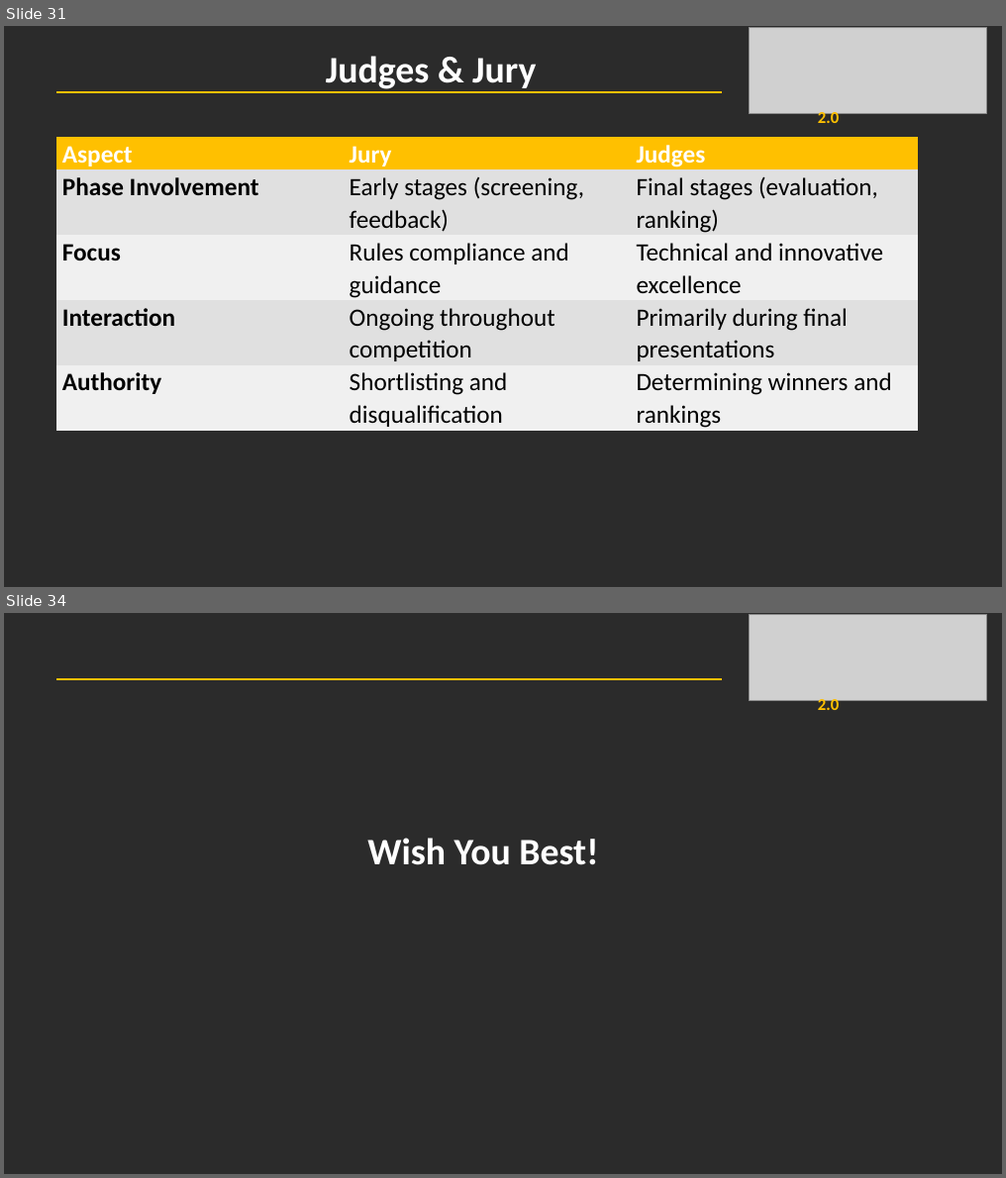
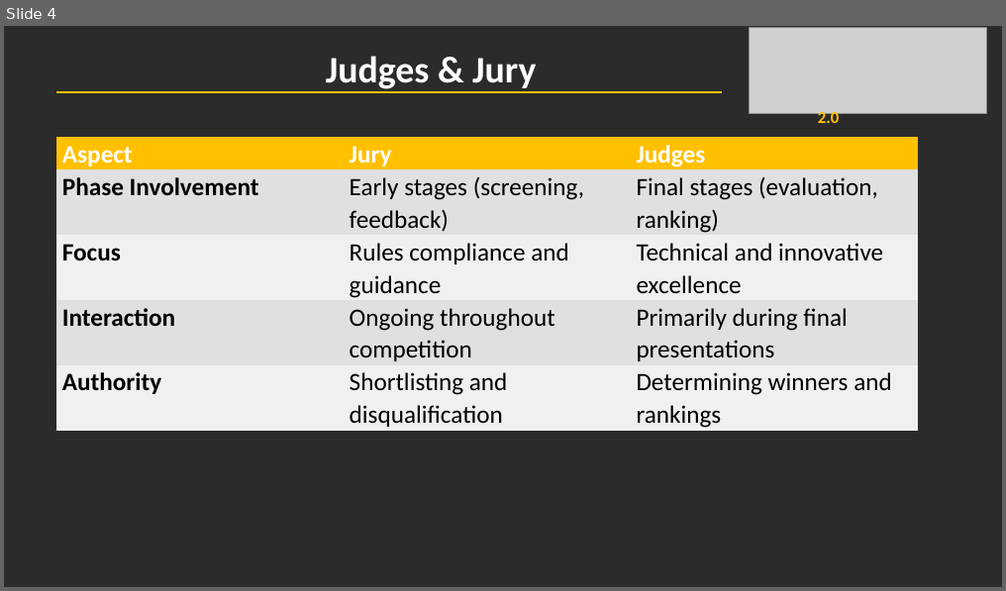
Before and after one commit to ARassignments/AI-Web, a slide deck: assets/InnovAIte Season 2.pptx. Shown one above the other, each under a label of ours: slides 31 and 34 before the commit, slide 4 after it; the slides between them are not shown. The pictures are 1006x1178 and 1006x591 pixels, drawn with LibreOffice and Linux fonts; fonts in the diff are those of the drawing; grey boxes stand for pictures; background and template pictures are left out; a plain dark background stands for a picture behind light text. Boxes give left, top, right and bottom in pixels: in the first picture for what was removed or moved away, otherwise in the second. Text is boxed around its words. In the diff, an @@ line names an element or a change of style, - is before the commit and + after.

```diff
--- a/assets/InnovAIte Season 2.pptx
+++ b/assets/InnovAIte Season 2.pptx
@@ slide 34 removed at <box>4,613,1002,1174</box>, background picture (left out) @@
@@ picture removed at <box>748,615,987,700</box> @@
@@ line removed from (57, 679) to (722, 679) @@
@@ text removed at <box>818,697,839,710</box> @@
-2.0
@@ subtitle removed at <box>367,838,598,865</box> @@
-Wish You Best!
@@ what was slide 31 is now slide 4 @@
```
Also in this commit, not shown: 29 other slides removed.
